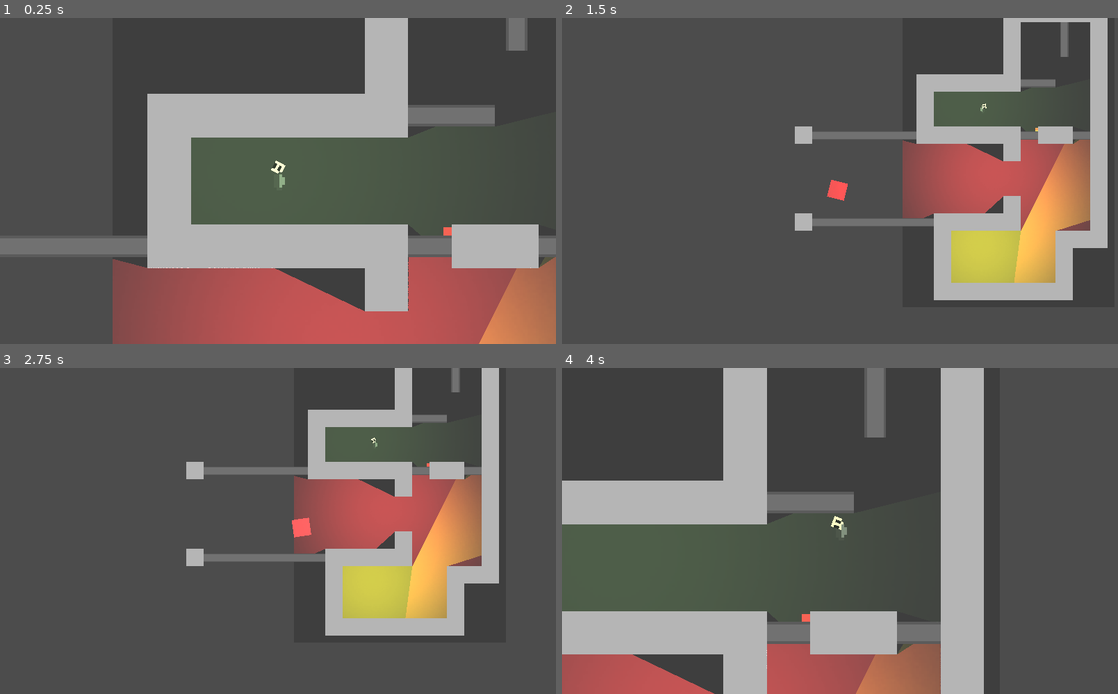
Above: before the commit, frames 1-4 (two rows, left to right).
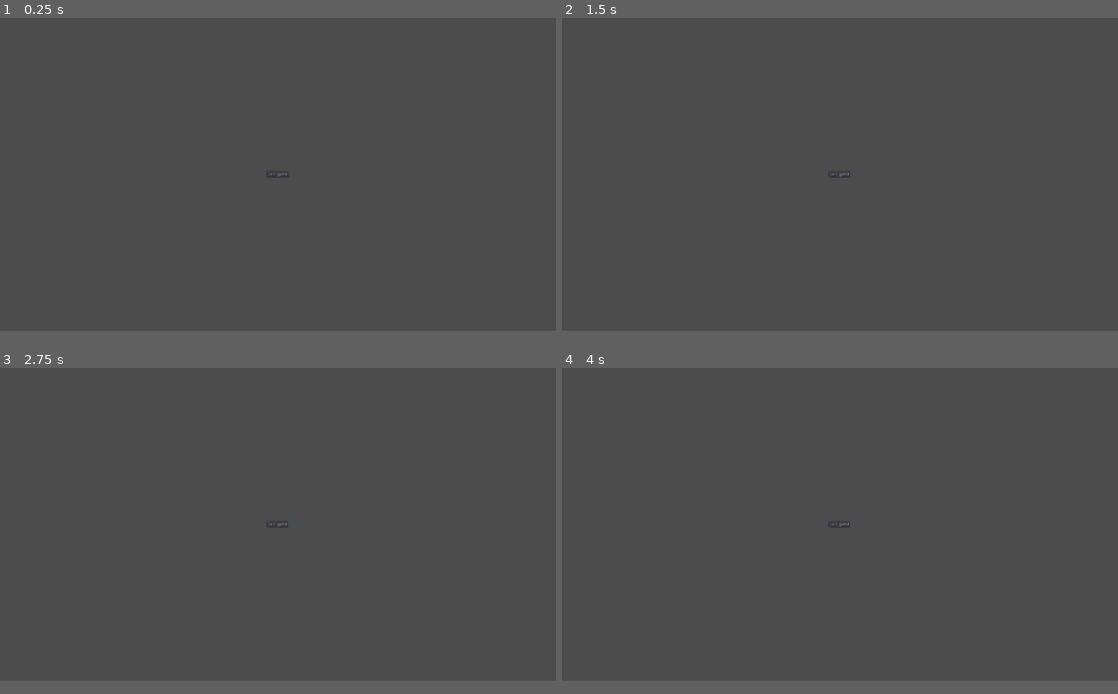
Above: after the commit, the same moments.

Repository: elecarno/nebula-game-client
Game: Godot game, scene res://lobby/lobby.tscn
The game is run twice, just before and just after one commit, with the same random seed, the same clock (stepped at 60 frames per second) and the same inputs. Before the commit the project starts from res://world.tscn.
Inputs (mouse positions are in pixels of both pictures, inside the frame that each line leads up to):
- Up to frame 1 (0.25 s): no input
- Up to frame 2 (1.5 s): click (840, 181) at 0.5 s, where only the run after the commit has a clickable "join_game"; move the mouse to (1012, 229) at 1.27 s; hold D (move_right) from 1.28 s (still down); tap E (action) at 1.35 s
- Up to frame 3 (2.75 s): move the mouse to (166, 547) at 2.02 s; release D (move_right) at 2.03 s; hold S (move_down) from 2.03 s (still down); click (166, 547) at 2.1 s
- Up to frame 4 (4 s): move the mouse to (895, 459) at 2.77 s; release S (move_down) at 2.78 s; hold D (move_right) 2.78-3.53 s; tap E (action) at 2.85 s; move the mouse to (812, 596) at 3.52 s; hold W (move_up) from 3.53 s (still down); click (812, 596) at 3.6 s
In our replay, the window is 800x469 before the commit and 800x450 after it. These sizes can differ from the game's own. Grey fills any space a smaller window leaves; there, only what the larger window draws over its background counts as a difference.

The runs differ from the first frame. In frame 1, 40% of the frame differs, in the area x 0-100%, y 0-100%; in frame 2, 21%; in frame 3, 21%; in frame 4, 32%.

Commit message:
client to server connection

Diff:
--- /dev/null
+++ b/lobby/lobby.gd
@@ -0,0 +1,4 @@
+extends Control
+
+func _on_join_btn_pressed():
+	server._connect_to_server()
--- /dev/null
+++ b/lobby/lobby.tscn
@@ -0,0 +1,27 @@
+[gd_scene load_steps=2 format=2]
+
+[ext_resource path="res://lobby/lobby.gd" type="Script" id=1]
+
+[node name="lobby" type="Control"]
+anchor_right = 1.0
+anchor_bottom = 1.0
+script = ExtResource( 1 )
+
+[node name="center_container" type="CenterContainer" parent="."]
+anchor_left = 0.5
+anchor_top = 0.5
+anchor_right = 0.5
+anchor_bottom = 0.5
+margin_left = -83.0
+margin_top = -76.0
+margin_right = 83.0
+margin_bottom = 76.0
+
+[node name="join_btn" type="Button" parent="center_container"]
+margin_left = 44.0
+margin_top = 66.0
+margin_right = 121.0
+margin_bottom = 86.0
+text = "join_game"
+
+[connection signal="pressed" from="center_container/join_btn" to="." method="_on_join_btn_pressed"]
--- a/player/player.tscn
+++ b/player/player.tscn
@@ -63,7 +63,7 @@
 
 [node name="Camera2D" type="Camera2D" parent="."]
 current = true
-zoom = Vector2( 0.2, 0.2 )
+zoom = Vector2( 0.1, 0.1 )
 smoothing_enabled = true
 smoothing_speed = 20.0
 
--- a/project.godot
+++ b/project.godot
@@ -10,13 +10,22 @@
 
 [application]
 
-config/name="topdown_spaceship_integration"
-run/main_scene="res://world.tscn"
+config/name="network_testing_client"
+run/main_scene="res://lobby/lobby.tscn"
 config/icon="res://icon.png"
+
+[autoload]
+
+server="*res://server/server.gd"
 
 [display]
 
+window/size/width=1920
+window/size/height=1080
+window/size/test_width=1280
+window/size/test_height=720
 window/stretch/mode="2d"
+window/stretch/aspect="keep"
 
 [input]
 
--- /dev/null
+++ b/server/server.gd
@@ -0,0 +1,39 @@
+extends Node
+
+const DEFAULT_IP = "127.0.0.1"
+const DEFAULT_PORT = 5000
+
+var network = NetworkedMultiplayerENet.new()
+var selected_IP
+var selected_port
+
+var local_player_id = 0
+sync var players = {}
+sync var player_data = {}
+
+func _ready():
+	get_tree().connect("network_peer_connected", self, "_player_connected")
+	get_tree().connect("network_peer_disconnected", self, "_player_disconnected")
+	get_tree().connect("connection_failed", self, "_connected_fail")
+	get_tree().connect("server_disconnected", self, "_server_disconnected")
+	_connect_to_server()
+
+func _connect_to_server():
+	get_tree().connect("connected_to_server", self, "_connected_ok")
+	network.create_client(DEFAULT_IP, DEFAULT_PORT)
+	get_tree().set_network_peer(network)
+
+func _player_connected(id):
+	print("player " + str(id) + " connected")
+
+func _player_disconnected(id):
+	print("player " + str(id) + " disconnected")
+
+func _connected_ok():
+	print("successfully connected to server")
+
+func _connected_fail():
+	print("failed to connect to server")
+
+func _server_disconnected():
+	print("server disconnected")
--- a/spacecraft/spaceship_controller.tscn
+++ b/spacecraft/spaceship_controller.tscn
@@ -17,5 +17,5 @@
 texture = ExtResource( 2 )
 
 [node name="Camera2D" type="Camera2D" parent="."]
-zoom = Vector2( 0.5, 0.5 )
+zoom = Vector2( 0.4, 0.4 )
 smoothing_enabled = true
